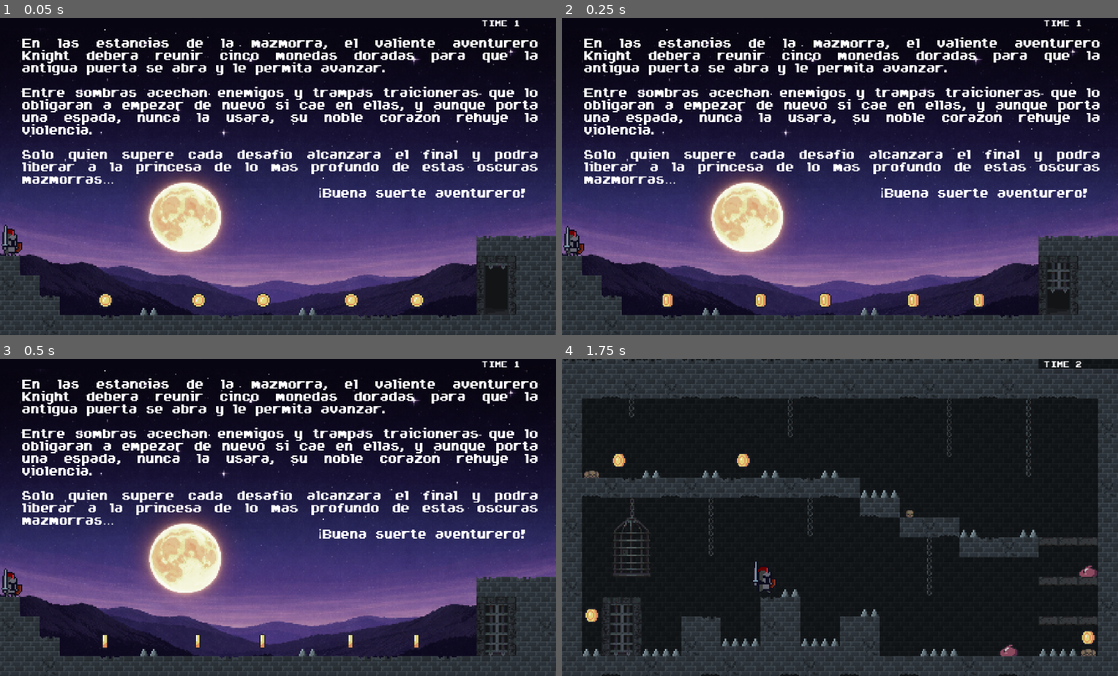
Above: before the commit, frames 1-4 (two rows, left to right).
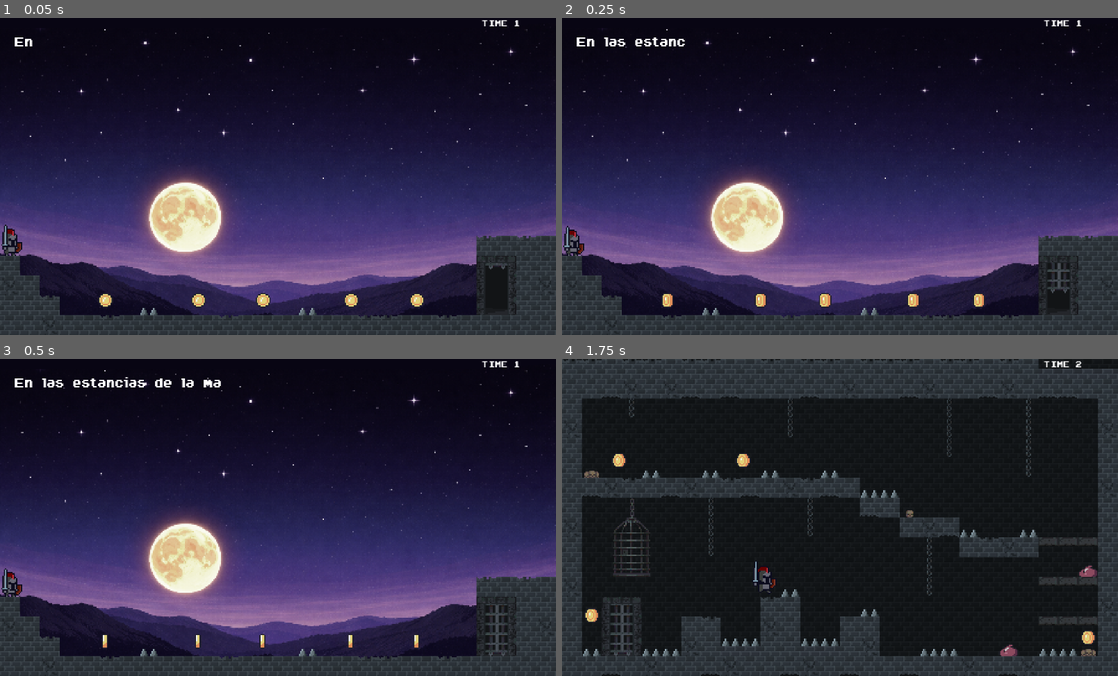
Above: after the commit, the same moments.

Repository: rubengm82/knight-hop
Game: Godot game, scene res://src/stages/main_scene.tscn
Same seed, same stepped clock (60 frames per second), same inputs: the game is played once before the commit and once after it. Sound files missing from this copy of the repository are replaced by a short silence.
Inputs:
- Up to frame 1 (0.05 s): no input
- Up to frame 2 (0.25 s): no input
- Up to frame 3 (0.5 s): no input
- Up to frame 4 (1.75 s): tap Enter at 0.5 s; hold Right (move_right) from 0.53 s (still down); tap N (next_level) at 0.6, 1.35 s; tap Space (move_jump) at 0.77, 1.52 s

The runs differ from the first frame. In frame 1, 11% of the frame differs, in the area x 2-97%, y 6-57%; in frame 2, 11%; in frame 3, 11%, in the area x 2-97%, y 5-57%; in frame 4, nothing differs.

Commit message:
Scroll automatica horizontal de letra a letra en labels de la historia del texto del juego.

Diff:
--- a/src/stages/stage_01.tscn
+++ b/src/stages/stage_01.tscn
@@ -8,6 +8,7 @@
 [ext_resource type="Script" uid="uid://cvann72jpc3fs" path="res://src/stages/stage_controller.gd" id="3_script"]
 [ext_resource type="TileSet" uid="uid://bvrgf04g7ko8p" path="res://assets/graphics/tilesets/dungeon_01.tres" id="6_aqq7q"]
 [ext_resource type="FontFile" uid="uid://t22u46rgptnc" path="res://assets/fonts/ARCADEPI.TTF" id="8_migh0"]
+[ext_resource type="Script" uid="uid://dickc2x30jy7f" path="res://src/stages/text_revealer.gd" id="9_script"]
 
 [node name="Stage_01" type="Node2D" unique_id=900142613]
 script = ExtResource("3_script")
@@ -47,10 +48,10 @@
 position = Vector2(8, 192)
 
 [node name="Label_Historia" type="Label" parent="." unique_id=600802905]
-offset_left = 18.0
-offset_top = 16.0
-offset_right = 434.0
-offset_bottom = 357.0
+offset_left = 12.0
+offset_top = 15.0
+offset_right = 440.0
+offset_bottom = 148.0
 theme_override_constants/line_spacing = 0
 theme_override_fonts/font = ExtResource("8_migh0")
 theme_override_font_sizes/font_size = 10
@@ -60,6 +61,6 @@
 
 Solo quien supere cada desafio alcanzara el final y podra liberar a la princesa de lo mas profundo de estas oscuras mazmorras…
                                   ¡Buena suerte aventurero!"
-horizontal_alignment = 3
 autowrap_mode = 2
 justification_flags = 35
+script = ExtResource("9_script")
--- /dev/null
+++ b/src/stages/text_revealer.gd
@@ -0,0 +1,58 @@
+extends Label
+
+@export var velocidad_caracteres: float = 0.01  # Tiempo entre cada carácter en segundos
+@export var velocidad_palabras: float = 0.1     # Tiempo extra entre palabras
+@export var iniciar_al_inicio: bool = true       # Si true, inicia automáticamente al _ready
+
+var texto_completo: String = ""
+var indice_caracter: int = 0
+var temporizador: float = 0.0
+var texto_actual: String = ""
+var mostrando_texto: bool = false
+
+func _ready() -> void:
+	texto_completo = text
+	text = ""
+	texto_actual = ""
+	indice_caracter = 0
+
+	if iniciar_al_inicio:
+		mostrando_texto = true
+
+func _process(delta: float) -> void:
+	if not mostrando_texto:
+		return
+
+	if indice_caracter < texto_completo.length():
+		temporizador -= delta
+
+		if temporizador <= 0:
+			var caracter_actual = texto_completo[indice_caracter]
+			texto_actual += caracter_actual
+			text = texto_actual
+			indice_caracter += 1
+
+			# Añadir pausa extra después de puntuación
+			if caracter_actual in [".", "!", "?", ",", "\n"]:
+				temporizador = velocidad_caracteres * 10
+			elif caracter_actual == " ":
+				temporizador = velocidad_caracteres * 2
+			else:
+				temporizador = velocidad_caracteres
+	else:
+		mostrando_texto = false
+
+# Función pública para iniciar el efecto
+func iniciar_revelado() -> void:
+	texto_completo = text if text != "" else texto_completo
+	text = ""
+	texto_actual = ""
+	indice_caracter = 0
+	mostrando_texto = true
+
+# Función para mostrar todo el texto inmediatamente
+func mostrar_todo() -> void:
+	mostrando_texto = false
+	text = texto_completo
+	texto_actual = texto_completo
+	indice_caracter = texto_completo.length()
Not shown, added: src/stages/text_revealer.gd.uid
